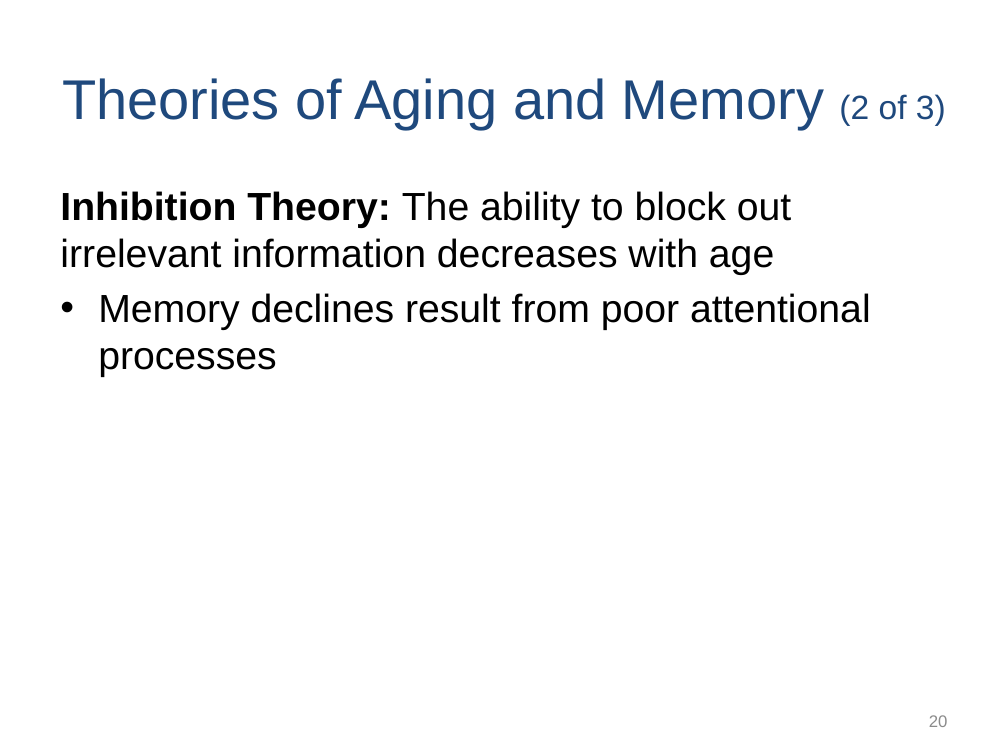
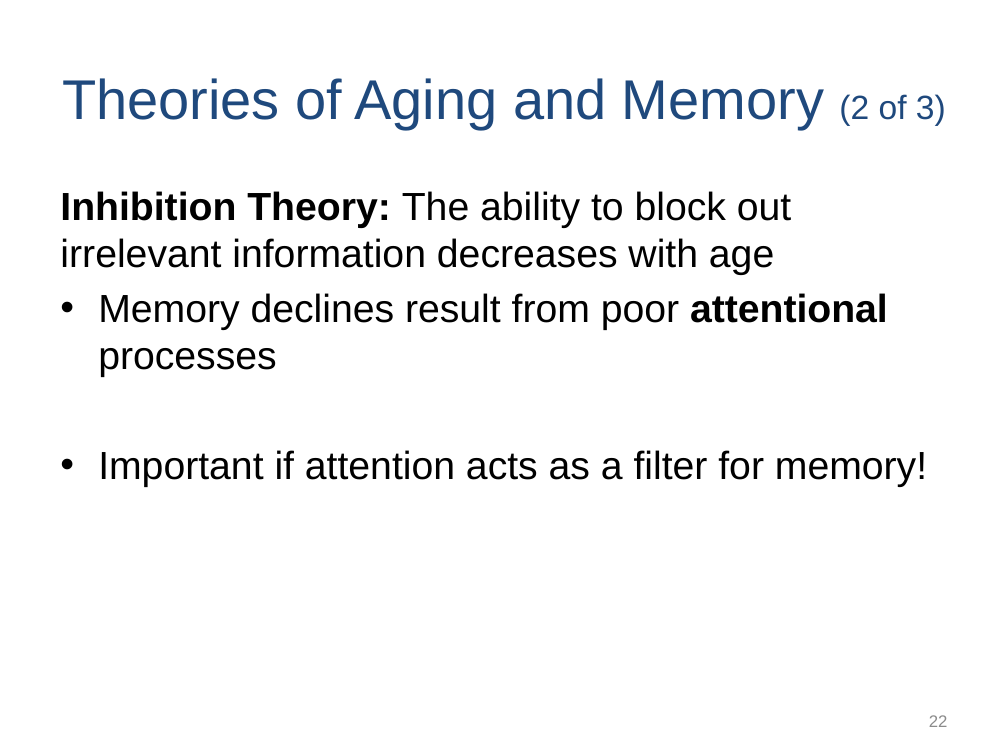
Before and after one commit to npm27/Teaching-Materials, a slide deck: slide 22 of Memory/Slides/Chapter 9.PPTX (slide 20 before the commit). Drawn at 1008x756 pixels with LibreOffice and Linux fonts; fonts in the diff are those of the drawing. Boxes give left, top, right and bottom in pixels: in the first picture for what was removed or moved away, otherwise in the second. Text is boxed around its words. In the diff, an @@ line names an element or a change of style, - is before the commit and + after.

```diff
--- a/Memory/Slides/Chapter 9.PPTX
+++ b/Memory/Slides/Chapter 9.PPTX
@@ text at [98,293,888,377]: bold on in "attentional" @@
@@ text at [98,450,927,487]: paragraph added @@
+• Important if attention acts as a filter for memory!
@@ page number at [929,715,948,727]: text changed @@
-20
+22
```
Also in this commit, not shown: 7 other slides changed, 2 slides added.
